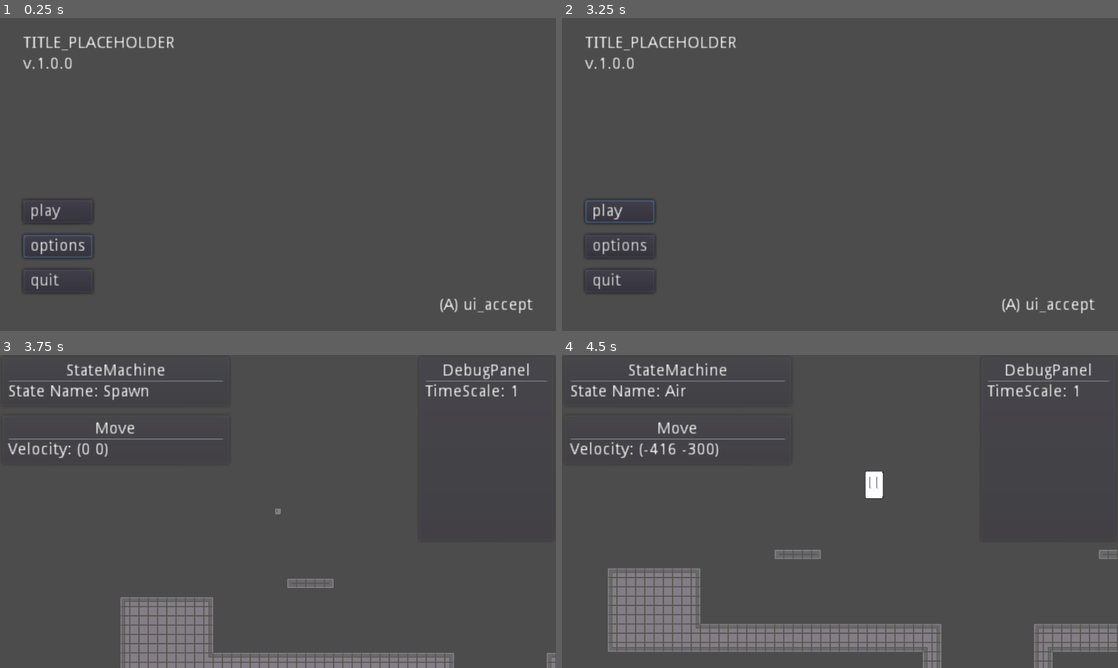
Above: before the commit, frames 1-4 (two rows, left to right).
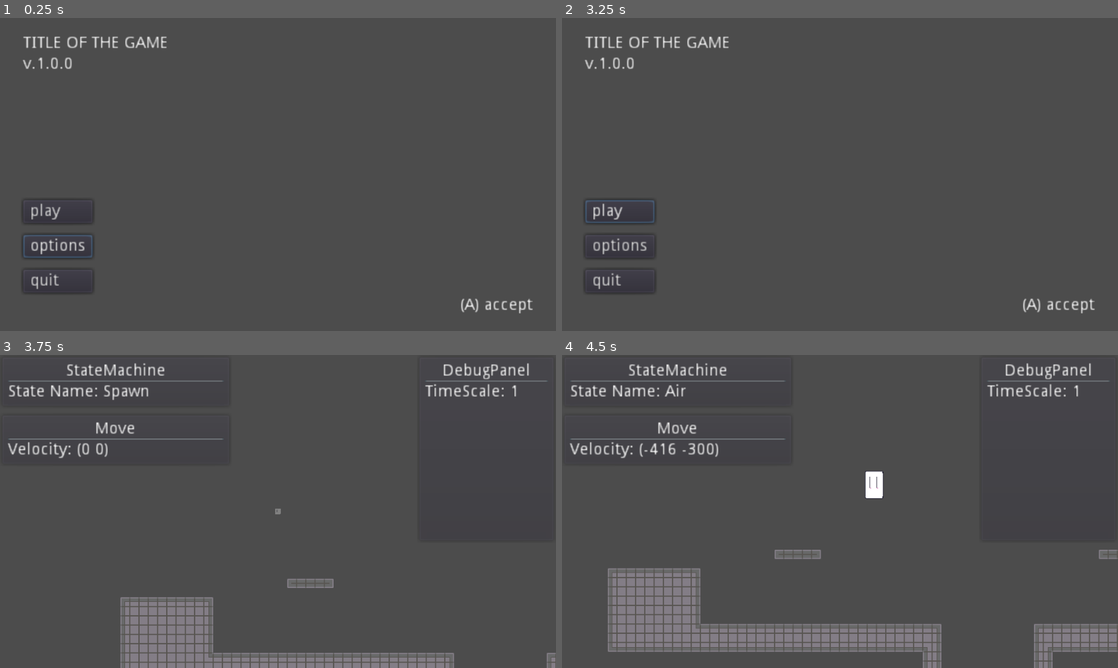
Above: after the commit, the same moments.

Repository: Levrault/Levrault-s-2D-platformer-starter
Game: Godot game, scene res://src/UI/MainMenu.tscn
Same seed, same stepped clock (60 frames per second), same inputs: the game is played once before the commit and once after it. This scene is started directly instead of the project's main scene.
Inputs (mouse positions are in pixels of both pictures, inside the frame that each line leads up to):
- Up to frame 1 (0.25 s): no input
- Up to frame 2 (3.25 s): click "options" at 0.5 s; click "play" at 1.25 s; click "play" at 2 s; move the mouse to (962, 158) at 2.77 s; hold D (move_right) from 2.78 s (still down); tap E (attack) at 2.85 s; click (962, 158) at 2.92 s; tap W (move_up) at 3.02 s; tap F (dash) at 3.05 s
- Up to frame 3 (3.75 s): keep holding D (move_right); tap W (move_up) at 3.32 s; tap Enter at 3.5 s; move the mouse to (166, 527) at 3.52 s; tap F (dash) at 3.6 s
- Up to frame 4 (4.5 s): tap Space (jump) at 3.77, 3.8, 4.07 s; move the mouse to (895, 442) at 4.27 s; release D (move_right) at 4.28 s; hold A (move_left) from 4.28 s (still down); hold Space (jump) from 4.28 s (still down)

The runs differ from the first frame. In frame 1, 0.6% of the frame differs, in the area x 11-88%, y 5-94%; in frame 2, 0.6%; in frame 3, nothing differs; in frame 4, nothing differs.

Commit message:
feat(ui) options fields are now translated

Diff:
--- a/i18n.csv
+++ b/i18n.csv
@@ -1,6 +1,20 @@
 ,en,fr
-ui_back, "back", "retour"
+cfg_yes,"yes","oui"
+cfg_no,"no","non"
+cfg_fullscreen,"fullscreen","plein écran"
+cfg_borderless,"borderless","sans bordure"
+cfg_windowed,"windowed","fenêtré"
+cfg_move_up,"move up","déplacer vers le haut"
+cfg_move_down,"move down","déplacer vers le bas"
+cfg_move_left,"move left","déplacer vers la gauche"
+cfg_move_right, "move right","déplacer vers la droite"
+cfg_jump,"jump","sauter"
+cfg_attack,"attack","attaquer"
+cfg_dash,"dash","esquive"
+ui_accept,"accept","accepter"
+ui_back,"back", "retour"
 ui_controller_rumble,"Rumble","Vibration"
+ui_game_title,"TITLE OF THE GAME","TITRE DU JEU"
 ui_general_volume,"General Volume","Volume général"
 ui_music_volume,"Music","Musique"
 ui_options,"options","options"
@@ -8,7 +22,7 @@
 ui_options_controller_mapping,"Controller","Manette"
 ui_options_game,"Game","Jeu"
 ui_options_keyboard,"Keyboard","Clavier"
-ui_options_video,"Video's Settings","Paramètres Vidéo"
+ui_options_video,"Video","Vidéo"
 ui_play,"play","jouer"
 ui_quit,"quit","quitter"
 ui_reset_default,"Reset default","Réinitialiser"
--- a/project.godot
+++ b/project.godot
@@ -62,6 +62,7 @@
 
 [autoload]
 
+Utils="*res://src/Autoload/Utils.gd"
 Events="*res://src/Autoload/Events.gd"
 Menu="*res://src/Autoload/Menu.gd"
 Config="*res://src/Autoload/Config.gd"
--- a/src/Autoload/Config.gd
+++ b/src/Autoload/Config.gd
@@ -180,21 +180,19 @@
 # @param {String} key - key used in interface
 # @return {String} config data
 func config_to_field(key: String) -> String:
-	# todo: check section
 	if key == "use_vsync":
-		# TODO: manage translation?
-		return "yes" if values["display"]["use_vsync"] else "no"
+		return "cfg_yes" if values["display"]["use_vsync"] else "cfg_no"
 
 	if key == "resolution":
 		return String(values["display"]["width"]) + "x" + String(values["display"]["height"])
 
-	if key == "window_mode":
+	if key == "display_mode":
 		if values["display"]["fullscreen"] and not values["display"]["borderless"]:
-			return "fullscreen"
+			return "cfg_fullscreen"
 		if not values["display"]["fullscreen"] and values["display"]["borderless"]:
-			return "borderless"
+			return "cfg_borderless"
 		if not values["display"]["fullscreen"] and not values["display"]["borderless"]:
-			return "windowed"
+			return "cfg_windowed"
 
 	if key == "music_volume":
 		return values["audio"]["music_volume"]
--- /dev/null
+++ b/src/Autoload/Utils.gd
@@ -0,0 +1,14 @@
+extends Node
+
+
+# Merge two array together (no deep merge)
+# @param {Dictionary} initial_values
+# @param {Dictionary} values
+# @returns {Dictionary}
+func merge(initial_values, values) -> Dictionary:
+	var new_values: Dictionary = initial_values.duplicate()
+	for key in initial_values.keys():
+		if values.has(key):
+			new_values[key] = values[key]
+
+	return new_values
--- a/src/UI/InputMapping/InputLine.gd
+++ b/src/UI/InputMapping/InputLine.gd
@@ -33,5 +33,5 @@
 func initialize(new_action_name: String, new_scancode: int) -> void:
 	action_name = new_action_name
 	scancode = new_scancode
-	$Action.text = action_name
+	$Action.text = tr("cfg_" + action_name)
 	$Button.text = OS.get_scancode_string(scancode)
--- a/src/UI/Options/ControllerOptionsMenu.tscn
+++ b/src/UI/Options/ControllerOptionsMenu.tscn
@@ -36,7 +36,7 @@
 margin_left = 136.0
 margin_right = 440.0
 key = "controller_rumble"
-items = [ "yes", "no" ]
+items = [ "cfg_yes", "cfg_no" ]
 start_index = 0
 is_reverse_item = false
 focus = false
--- a/src/UI/Options/ListOptionsMenu.tscn
+++ b/src/UI/Options/ListOptionsMenu.tscn
@@ -6,47 +6,50 @@
 [node name="ListOptionsMenu" instance=ExtResource( 1 )]
 default_field_to_focus = NodePath("Wrapper/Page/Contents/Game")
 
+[node name="Title" parent="Wrapper/Page" index="0"]
+text = "ui_game_title"
+
 [node name="Contents" parent="Wrapper/Page" index="1"]
-margin_right = 92.0
+margin_right = 207.0
 size_flags_horizontal = 0
 
 [node name="Game" type="ToolButton" parent="Wrapper/Page/Contents" index="0"]
 margin_top = 27.0
-margin_right = 92.0
+margin_right = 207.0
 margin_bottom = 49.0
-text = "ui_game"
+text = "ui_options_game"
 script = ExtResource( 2 )
 navigate_to = "GameOptionsMenu"
 is_default_focused = true
 
 [node name="Video" type="ToolButton" parent="Wrapper/Page/Contents" index="1"]
 margin_top = 59.0
-margin_right = 92.0
+margin_right = 207.0
 margin_bottom = 81.0
-text = "ui_video"
+text = "ui_options_video"
 script = ExtResource( 2 )
 navigate_to = "VideoOptionsMenu"
 
 [node name="Audio" type="ToolButton" parent="Wrapper/Page/Contents" index="2"]
 margin_top = 91.0
-margin_right = 92.0
+margin_right = 207.0
 margin_bottom = 113.0
-text = "ui_audio"
+text = "ui_options_audio"
 script = ExtResource( 2 )
 navigate_to = "AudioOptionsMenu"
 
 [node name="Keyboard" type="ToolButton" parent="Wrapper/Page/Contents" index="3"]
 margin_top = 123.0
-margin_right = 92.0
+margin_right = 207.0
 margin_bottom = 145.0
-text = "ui_keyboard"
+text = "ui_options_keyboard"
 script = ExtResource( 2 )
 navigate_to = "KeyboardOptionsMenu"
 
 [node name="Controller" type="ToolButton" parent="Wrapper/Page/Contents" index="4"]
 margin_top = 155.0
-margin_right = 92.0
+margin_right = 207.0
 margin_bottom = 177.0
-text = "ui_controller"
+text = "ui_options_controller_mapping"
 script = ExtResource( 2 )
 navigate_to = "ControllerOptionsMenu"
--- a/src/UI/Options/MenuAudioSaveButton.gd
+++ b/src/UI/Options/MenuAudioSaveButton.gd
@@ -9,6 +9,4 @@
 		Config.values[section][field] = data[field]
 
 	Config.applied_config(section)
-
-	# Config.values[section] = data
 	Config.save(Config.values)
--- a/src/UI/Options/MenuVideoSaveButton.gd
+++ b/src/UI/Options/MenuVideoSaveButton.gd
@@ -6,8 +6,8 @@
 	var data = ._get_fields()
 
 	if data.has("use_vsync"):
-		# TODO: translate yes
-		data["use_vsync"] = (data["use_vsync"] == "yes")
+		print(data["use_vsync"])
+		data["use_vsync"] = (data["use_vsync"] == "cfg_yes")
 
 	if data.has("resolution"):
 		var resolution = data["resolution"].split("x", false)
@@ -15,20 +15,20 @@
 		data["height"] = resolution[1]
 		data.erase("resolution")
 
-	if data.has("window_mode"):
-		match data["window_mode"]:
-			"fullscreen":
+	if data.has("display_mode"):
+		match data["display_mode"]:
+			"cfg_fullscreen":
 				data["fullscreen"] = true
 				data["borderless"] = false
-			"borderless":
+			"cfg_borderless":
 				data["fullscreen"] = false
 				data["borderless"] = true
-			"windowed":
+			"cfg_windowed":
 				data["fullscreen"] = false
 				data["borderless"] = false
 
 		data.erase("window_mode")
 
-	Config.values[section] = data
+	Config.values[section] = Utils.merge(Config.values[section], data)
 	Config.applied_config(section)
 	Config.save(Config.values)
--- a/src/UI/Options/VideoOptionsMenu.tscn
+++ b/src/UI/Options/VideoOptionsMenu.tscn
@@ -25,7 +25,7 @@
 margin_left = 58.0
 margin_right = 440.0
 key = "use_vsync"
-items = [ "yes", "no" ]
+items = [ "cfg_yes", "cfg_no" ]
 start_index = 0
 is_reverse_item = false
 focus = true
@@ -41,11 +41,11 @@
 margin_bottom = 18.0
 text = "ui_display_mode"
 
-[node name="WindowMode" parent="Wrapper/Page/Contents/HBoxContainer2" index="1" instance=ExtResource( 2 )]
+[node name="DisplayMode" parent="Wrapper/Page/Contents/HBoxContainer2" index="1" instance=ExtResource( 2 )]
 margin_left = 110.0
 margin_right = 440.0
-key = "window_mode"
-items = [ "fullscreen", "borderless", "windowed" ]
+key = "display_mode"
+items = [ "cfg_fullscreen", "cfg_borderless", "cfg_windowed" ]
 start_index = 0
 is_reverse_item = false
 focus = false
--- a/src/UI/TitleScreen.tscn
+++ b/src/UI/TitleScreen.tscn
@@ -9,7 +9,7 @@
 default_field_to_focus = NodePath("Wrapper/Page/Contents/Play")
 
 [node name="Title" parent="Wrapper/Page" index="0"]
-text = "TITLE_PLACEHOLDER"
+text = "ui_game_title"
 
 [node name="Label" type="Label" parent="Wrapper/Page" index="1"]
 margin_top = 18.0
Binary file changed: i18n.en.translation
Binary file changed: i18n.fr.translation
